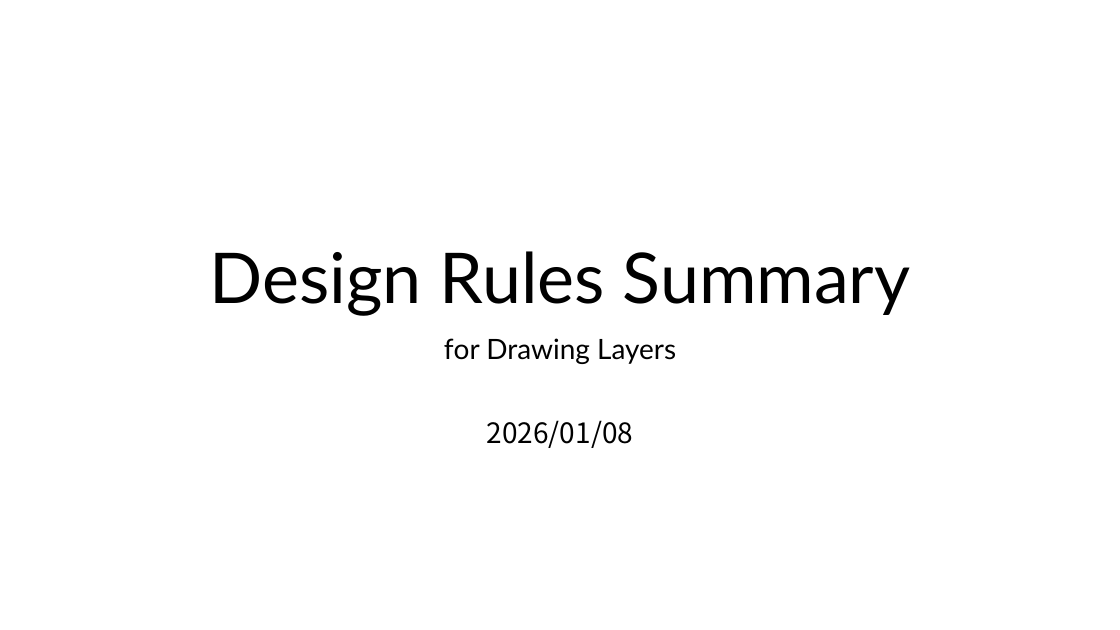
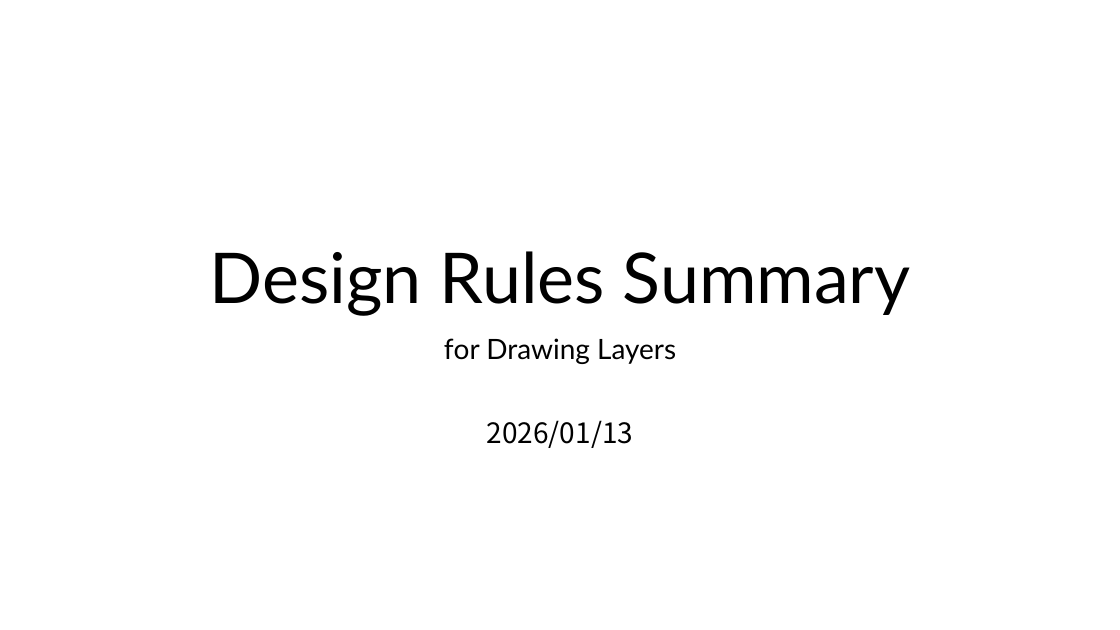
Before and after one commit to H-Ojiro/TR-1um, a slide deck: slide 1 of Document/TR-1um_DRC_summary.pptx. Drawn at 1120x630 pixels with LibreOffice and Linux fonts; fonts in the diff are those of the drawing. Boxes give left, top, right and bottom in pixels: in the first picture for what was removed or moved away, otherwise in the second. Text is boxed around its words. In the diff, an @@ line names an element or a change of style, - is before the commit and + after.

```diff
--- a/Document/TR-1um_DRC_summary.pptx
+++ b/Document/TR-1um_DRC_summary.pptx
@@ subtitle at [487, 420, 633, 448]: text changed @@
-2026/01/08
+2026/01/13
```
Also in this commit, not shown: 4 other slides changed, 1 slide added, 7 other files.
